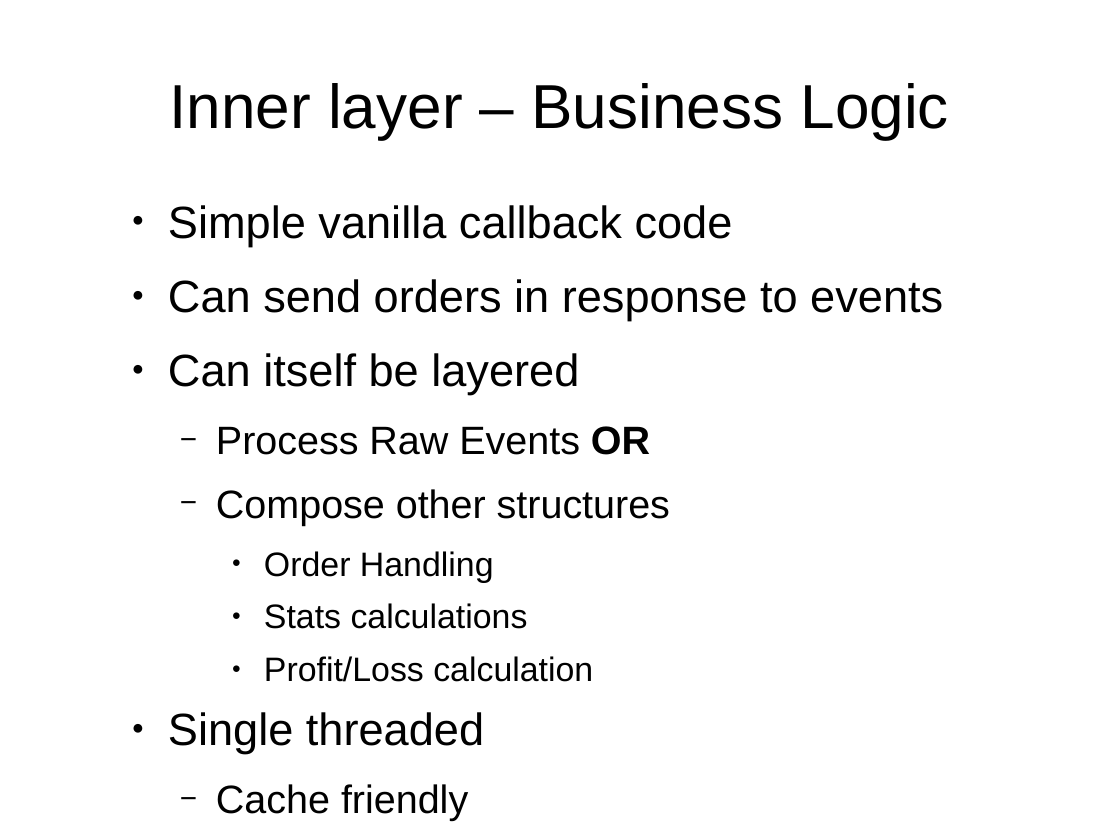
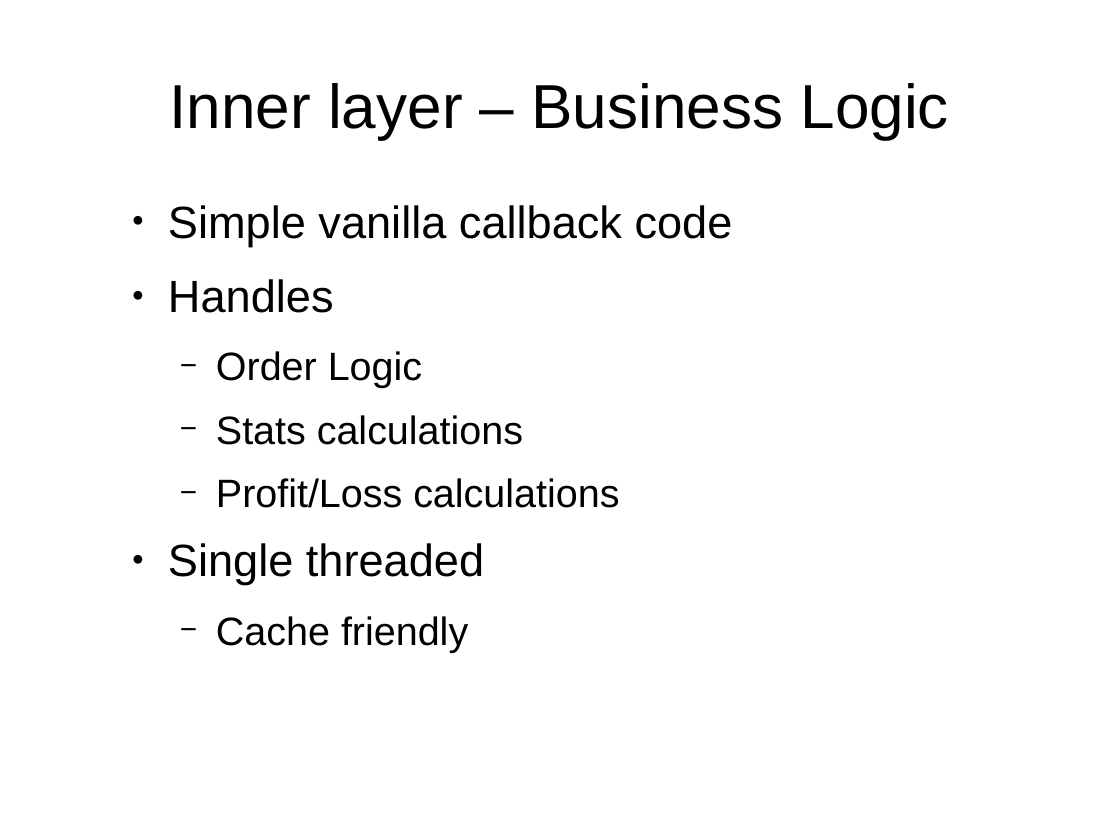
Before and after one commit to smandy/dconf_talk, a slide deck: slide 18 of dconf_iter2.odp (slide 20 before the commit). Drawn at 1120x840 pixels with LibreOffice and Linux fonts; fonts in the diff are those of the drawing. Boxes give left, top, right and bottom in pixels: in the first picture for what was removed or moved away, otherwise in the second. Text is boxed around its words. In the diff, an @@ line names an element or a change of style, - is before the commit and + after.

```diff
--- a/dconf_iter2.odp
+++ b/dconf_iter2.odp
@@ text at (x1=168, y1=279, x2=422, y2=388): text changed; size 32 to 28 pt @@
-● Can send orders in response to events
-● Can itself be layered
-  − Process Raw Events OR
-  − Compose other structures
-    ● Order Handling
+● Handles
+  − Order Logic
@@ text at (x1=216, y1=415, x2=523, y2=445): size 24 to 28 pt in "Stats calculations"; bullet ● to −; list level 3 to 2 in "Stats calculations" @@
@@ text at (x1=216, y1=478, x2=619, y2=508): text changed; size 24 to 28 pt @@
-    ● Profit/Loss calculation
+  − Profit/Loss calculations
```
Also in this commit, not shown: 14 other slides changed, 1 slide added, 5 slides removed, 7 other files.
